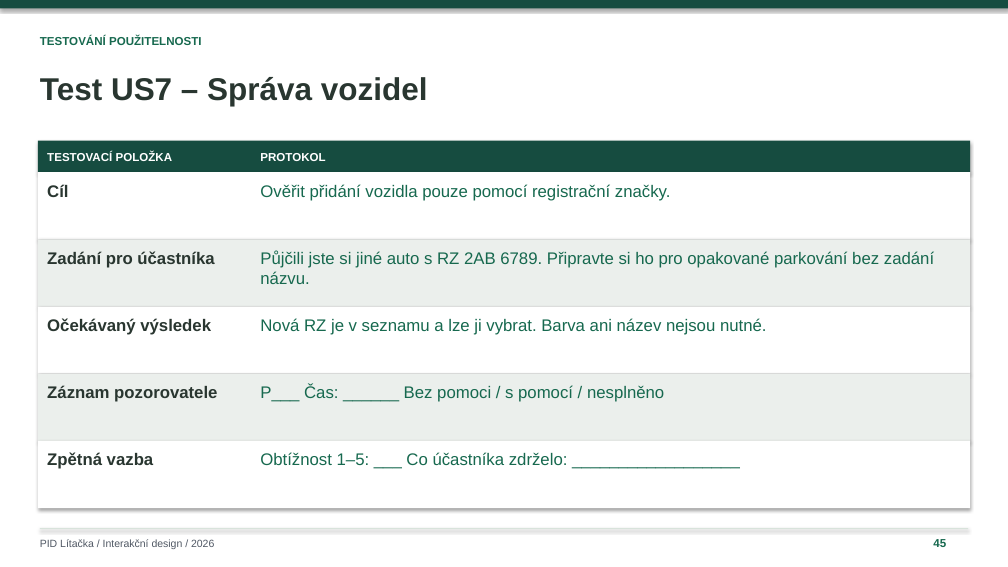
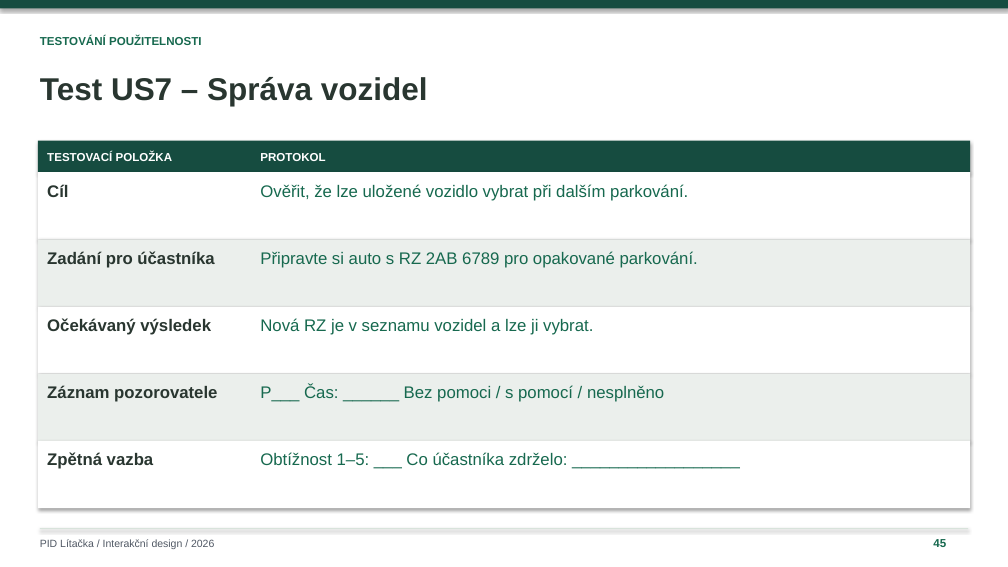
Before and after one commit to ShachPlay/ID_2026, a slide deck: slide 45 of PID-Litacka-Plichta-upravena.pptx. Drawn at 1008x567 pixels with LibreOffice and Linux fonts; fonts in the diff are those of the drawing. Boxes give left, top, right and bottom in pixels: in the first picture for what was removed or moved away, otherwise in the second. Text is boxed around its words. In the diff, an @@ line names an element or a change of style, - is before the commit and + after.

```diff
--- a/PID-Litacka-Plichta-upravena.pptx
+++ b/PID-Litacka-Plichta-upravena.pptx
@@ text at <box>260,184,688,201</box>: text changed @@
-Ověřit přidání vozidla pouze pomocí registrační značky.
+Ověřit, že lze uložené vozidlo vybrat při dalším parkování.
@@ text at <box>260,251,698,268</box>: text changed @@
-Půjčili jste si jiné auto s RZ 2AB 6789. Připravte si ho pro opakované parkování bez zadání
-názvu.
+Připravte si auto s RZ 2AB 6789 pro opakované parkování.
@@ text at <box>260,318,593,335</box>: text changed @@
-Nová RZ je v seznamu a lze ji vybrat. Barva ani název nejsou nutné.
+Nová RZ je v seznamu vozidel a lze ji vybrat.
```
Also in this commit, not shown: 7 other slides changed, 1 slide added, 1 slide removed.
